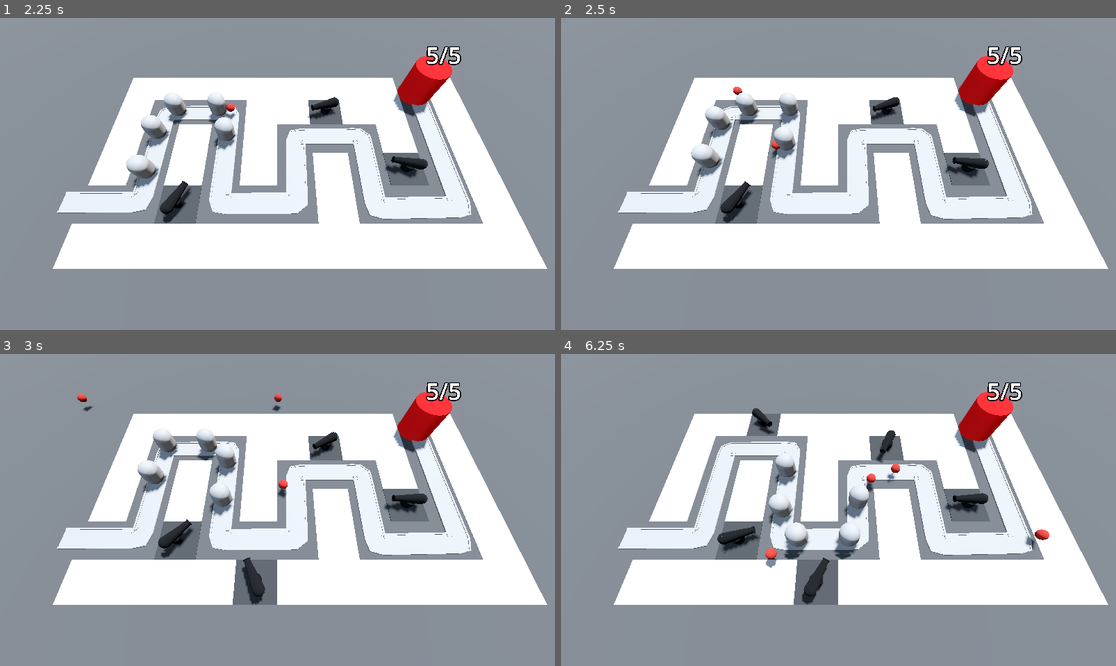
Above: before the commit, frames 1-4 (two rows, left to right).
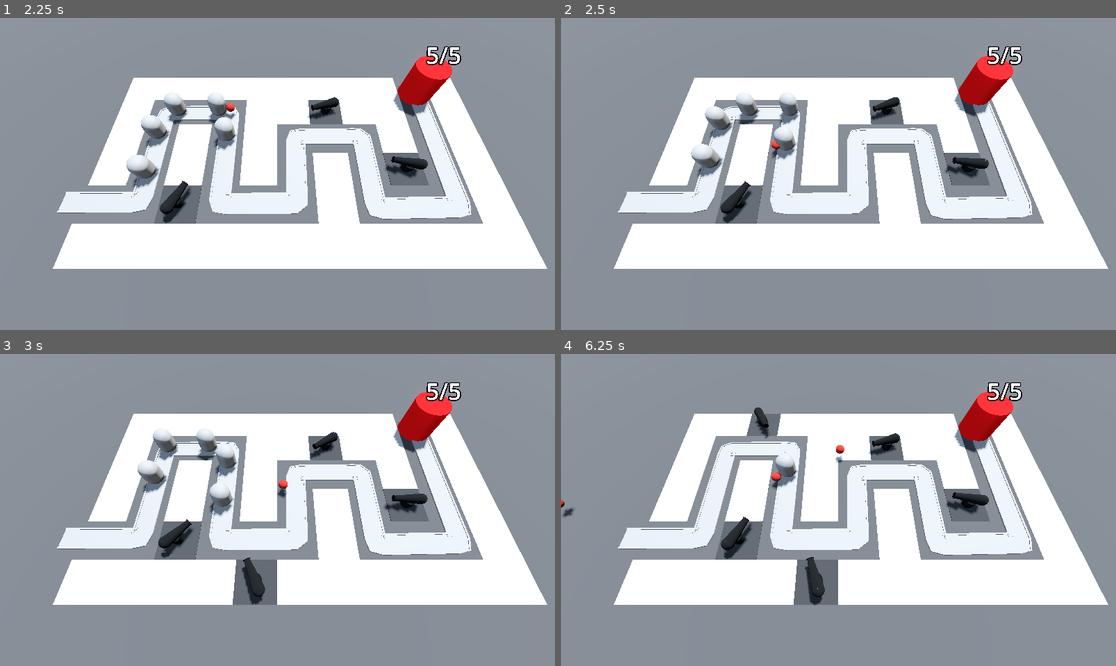
Above: after the commit, the same moments.

Repository: Ghosty-CodeX/Barbarian_Blaster
Game: Godot game, scene res://Scenes/Levels/BaseLevel.tscn
Same seed, same stepped clock (60 frames per second), same inputs: the game is played once before the commit and once after it.
Inputs (mouse positions are in pixels of both pictures, inside the frame that each line leads up to):
- Up to frame 1 (2.25 s): move the mouse to (399, 158) at 0.52 s; press the mouse at (399, 158) at 0.53 s; move the mouse to (166, 189) at 1.27 s; release the mouse at (166, 189) at 1.28 s; click (166, 189) at 1.35 s; move the mouse to (333, 105) at 2.02 s; press the mouse at (333, 105) at 2.03 s
- Up to frame 2 (2.5 s): no input
- Up to frame 3 (3 s): move the mouse to (249, 572) at 2.77 s; release the mouse at (249, 572) at 2.78 s; click (249, 572) at 2.85 s
- Up to frame 4 (6.25 s): move the mouse to (1005, 556) at 3.52 s; press the mouse at (1005, 556) at 3.53 s; move the mouse to (672, 463) at 4.27 s; release the mouse at (672, 463) at 4.28 s; click (672, 463) at 4.35 s; move the mouse to (866, 510) at 5.02 s; press the mouse at (866, 510) at 5.03 s; move the mouse to (755, 432) at 5.77 s; release the mouse at (755, 432) at 5.78 s; click (755, 432) at 5.85 s

Frame 1 is identical in both runs. In frame 2, less than 0.1% of the frame differs, in the area x 31-33%, y 22-28%; in frame 3, 0.1%; in frame 4, 2.8%, in the area x 0-88%, y 17-81%.

Commit message:
Enemies take damage
Enemies can now take damage and be destroyed

Diff:
--- a/Scenes/Enemy/Script/enemy.gd
+++ b/Scenes/Enemy/Script/enemy.gd
@@ -1,13 +1,19 @@
 extends PathFollow3D
 
-@export var move_speed: float = 2.5
+@export var move_speed : float = 2.5
+@export var max_health : int = 50
+var current_health : int:
+	set(health_in):
+		current_health = health_in
+		if current_health < 1:
+			queue_free()
 
 @onready var base = get_tree().get_first_node_in_group("base")
 
 
 
 func _ready() -> void:
-	pass # Replace with function body.
+	current_health = max_health
 
 
 func _process(delta: float) -> void:
--- a/Scenes/Enemy/enemy.tscn
+++ b/Scenes/Enemy/enemy.tscn
@@ -1,8 +1,12 @@
-[gd_scene load_steps=3 format=3 uid="uid://b52xavsn8uxua"]
+[gd_scene load_steps=4 format=3 uid="uid://b52xavsn8uxua"]
 
 [ext_resource type="Script" uid="uid://cjr02xhheojh7" path="res://Scenes/Enemy/Script/enemy.gd" id="1_mw074"]
 
 [sub_resource type="CapsuleMesh" id="CapsuleMesh_mb2ko"]
+radius = 1.0
+height = 3.0
+
+[sub_resource type="CapsuleShape3D" id="CapsuleShape3D_mw074"]
 radius = 1.0
 height = 3.0
 
@@ -15,3 +19,9 @@
 [node name="MeshInstance3D" type="MeshInstance3D" parent="."]
 transform = Transform3D(1, 0, 0, 0, 1, 0, 0, 0, 1, 0, 1.5, 0)
 mesh = SubResource("CapsuleMesh_mb2ko")
+
+[node name="EnemyArea3D" type="Area3D" parent="." groups=["enemy_area"]]
+
+[node name="CollisionShape3D" type="CollisionShape3D" parent="EnemyArea3D"]
+transform = Transform3D(1, 0, 0, 0, 1, 0, 0, 0, 1, 0, 1.5, 0)
+shape = SubResource("CapsuleShape3D_mw074")
--- a/Scenes/Turret/projectile.tscn
+++ b/Scenes/Turret/projectile.tscn
@@ -25,4 +25,5 @@
 one_shot = true
 autostart = true
 
+[connection signal="area_entered" from="." to="." method="_on_area_entered"]
 [connection signal="timeout" from="Timer" to="." method="_on_timer_timeout"]
--- a/Scripts/projectile.gd
+++ b/Scripts/projectile.gd
@@ -11,3 +11,9 @@
 
 func _on_timer_timeout() -> void:
 	queue_free()
+
+
+func _on_area_entered(area: Area3D) -> void:
+	if area.is_in_group("enemy_area"):
+		area.get_parent().current_health -= 25
+		queue_free()
